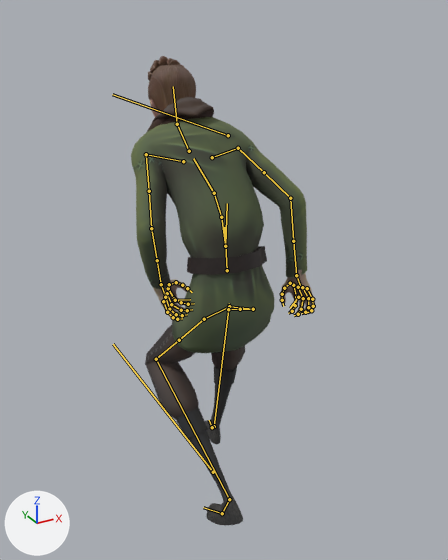
The FBX model 0_Final Exports/Player Character/ThirdPerson/anim_PlayCh_CrouchTurn_R.fbx as it was, and as the next commit left it.
Rendered twice from a 50 mm lens placed at (-0.848, -1.623, 1.582), pointed at (0.055, 0.019, 0.761). The lights are fixed; the arrows at lower left show +X, +Y and +Z. Both versions are drawn at frame 19 of the action 'Scene'; the numbers are the values there. The bones that bend it are drawn over the model as lines.

The first picture shows 'mc_body.001', 'mc_clothing.003', 'mc_clothing.004'.
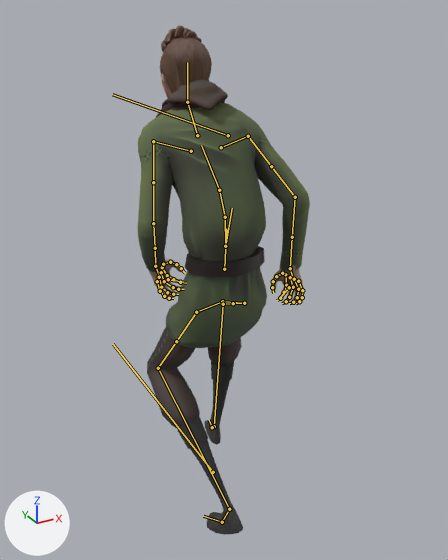
What the commit changed:
Bone 'CTRL_COG.001' (bone_ctrl_cog_001) turns from (-14, 0, 0) to (0, 0, 0) degrees about its own x, y and z.
Bone 'DEF_thigh.L.001' (bone_def_thigh_l_001) turns from (-50, -8, -13) to (-26, -2, -13) degrees about its own x, y and z.
Bone 'DEF_Shin.L.001' (bone_def_shin_l_001) turns from (84, -13, 15) to (72, -10, 14) degrees about its own x, y and z.
Bone 'DEF_thigh.R.001' (bone_def_thigh_r_001) turns from (-74, 5, 4) to (-61, 4, 7) degrees about its own x, y and z.
Bone 'DEF_Shin.R.001' (bone_def_shin_r_001) turns from (54, 6, -12) to (59, 7, -13) degrees about its own x, y and z.
Bone 'DEF_foot.R.001' (bone_def_foot_r_001) turns from (10, 4, 20) to (4, 5, 19) degrees about its own x, y and z.
Bone 'DEF_Spine.002' (bone_def_spine_002) turns from (-35, -2, -3) to (-22, -1, -4) degrees about its own x, y and z.

What differs and where, as boxes [x1, y1, x2, y2] in the pictures (448 x 560 px):
'mc_clothing.003', posed: before [131, 97, 307, 353]; after [138, 79, 310, 348]
'mc_clothing.004', posed: before [145, 325, 245, 526]; after [147, 328, 243, 535]
'mc_body.001', posed (7% narrower, 6% taller): before [148, 56, 315, 319]; after [149, 26, 304, 305]
bone 'CTRL_COG.001', root to tip: before (225, 246) to (225, 242); after (225, 246) to (225, 243)
bone 'DEF_thigh.L.001', root to tip: before (204, 319) to (179, 340); after (196, 312) to (176, 341)
bone 'DEF_Shin.L.001', root to tip: before (156, 359) to (229, 499); after (158, 368) to (229, 509)
bone 'DEF_thigh.R.001', root to tip: before (253, 309) to (240, 309); after (244, 303) to (233, 303)
bone 'DEF_Shin.R.001', root to tip: before (228, 309) to (214, 426); after (223, 304) to (214, 426)
bone 'DEF_Spine.002', root to tip: before (225, 246) to (221, 217); after (225, 246) to (225, 217)
